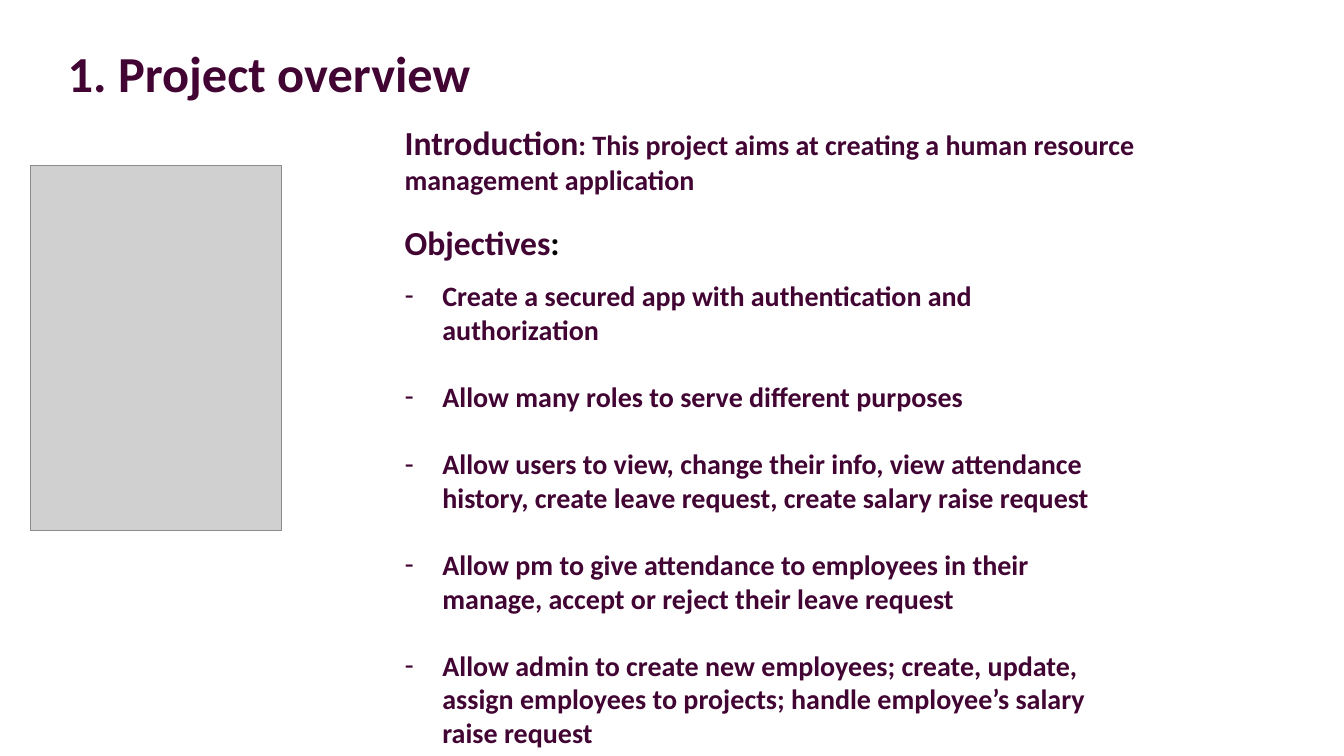
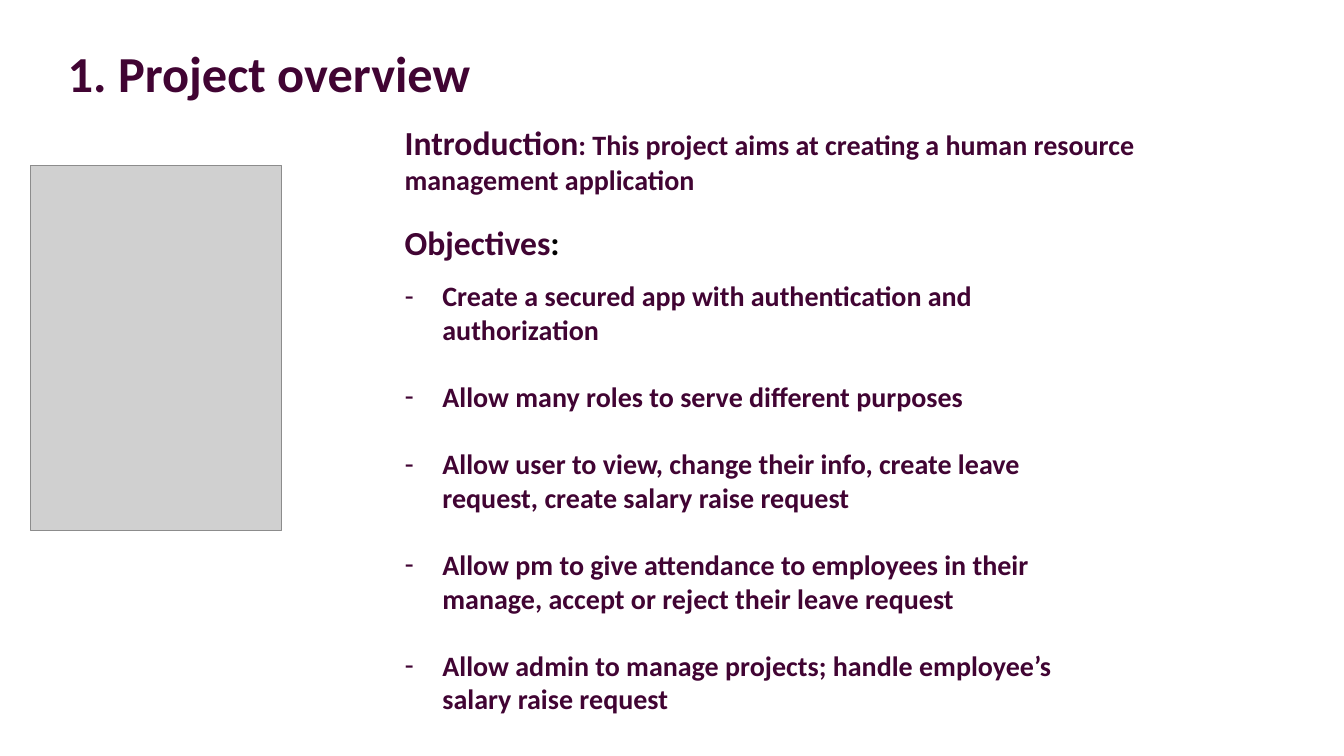
Before and after one commit to LeQuiLong7/VMO_HumanManagementProject, a slide deck: slide 3 of Presentation.pptx. Drawn at 1344x756 pixels with LibreOffice and Linux fonts; fonts in the diff are those of the drawing; grey boxes stand for pictures; background and template pictures are left out. Boxes give left, top, right and bottom in pixels: in the first picture for what was removed or moved away, otherwise in the second. Text is boxed around its words. In the diff, an @@ line names an element or a change of style, - is before the commit and + after.

```diff
--- a/Presentation.pptx
+++ b/Presentation.pptx
@@ text at (442,454,1020,513): text changed @@
-– Allow users to view, change their info, view attendance history, create leave request, create salary raise request
+– Allow user to view, change their info, create leave request, create salary raise request
@@ text at (442,655,1051,714): text changed @@
-– Allow admin to create new employees; create, update, assign employees to projects; handle employee’s salary raise request
+– Allow admin to manage projects; handle employee’s salary raise request
```
Also in this commit, not shown: 2 other slides changed, 15 other files.
